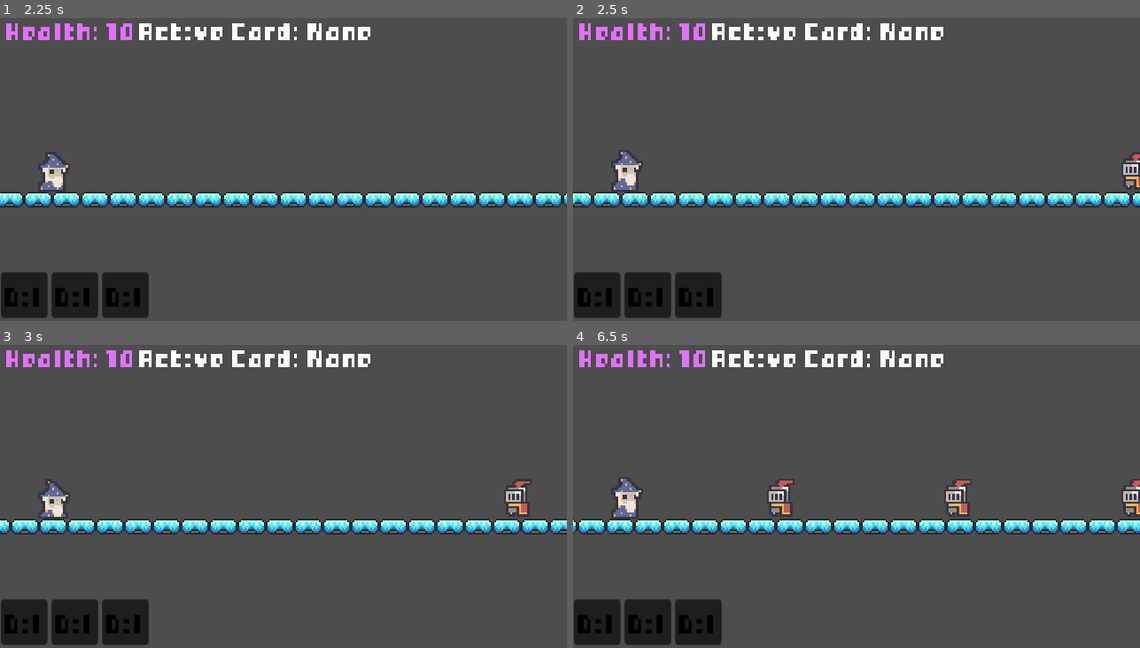
Above: before the commit, frames 1-4 (two rows, left to right).
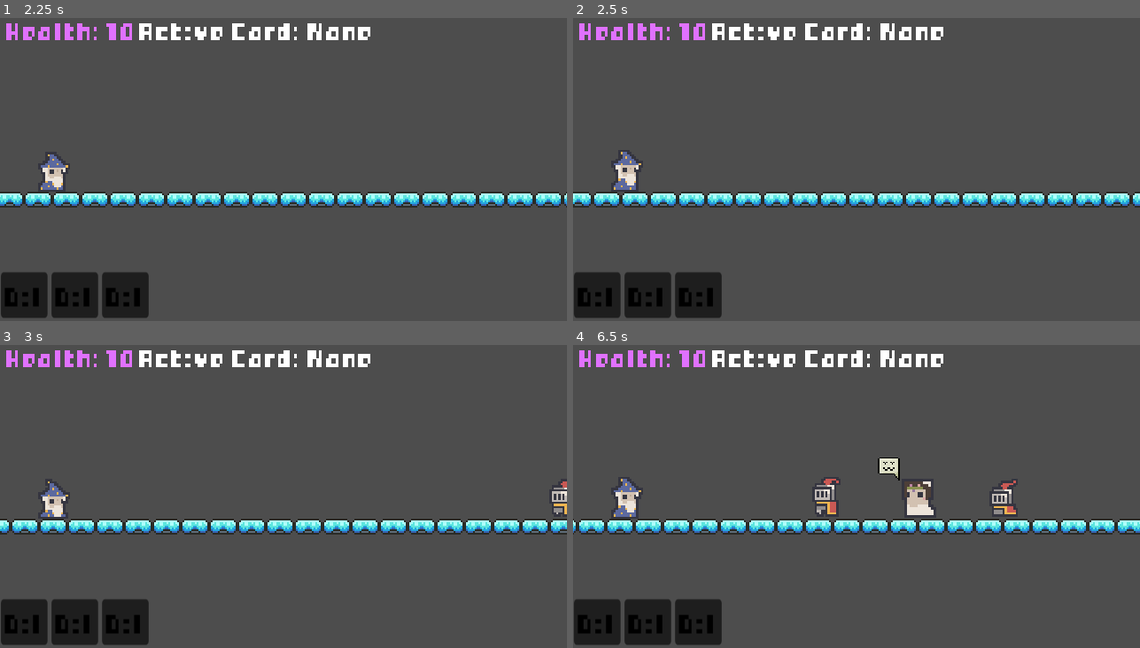
Above: after the commit, the same moments.

Repository: conniepocky/tower-defence-auto-scroller
Game: Godot game, scene res://main.tscn
Same seed, same stepped clock (60 frames per second), same inputs: the game is played once before the commit and once after it.
Inputs (mouse positions are in pixels of both pictures, inside the frame that each line leads up to):
- Up to frame 1 (2.25 s): tap Space at 0.5 s; move the mouse to (408, 145) at 0.52 s; hold Right (ui_right) 0.53-1.25 s; tap Alt at 0.6, 2.1 s; click (408, 145) at 0.67 s; tap Enter (ui_accept) at 0.77 s; drag from (170, 178) to (255, 224) at 1.27 s; move the mouse to (340, 90) at 2.02 s; hold Left (ui_left) from 2.03 s (still down); click (340, 90) at 2.17 s
- Up to frame 2 (2.5 s): keep holding Left (ui_left)
- Up to frame 3 (3 s): release Left (ui_left) at 2.75 s; drag from (538, 487) to (113, 441) at 2.77 s
- Up to frame 4 (6.5 s): move the mouse to (1026, 535) at 3.52 s; hold Right (ui_right) 3.53-4.25 s; tap Alt at 3.6, 5.1 s; click (1026, 535) at 3.67 s; tap Enter (ui_accept) at 3.77 s; drag from (686, 441) to (975, 487) at 4.27 s; move the mouse to (1088, 487) at 5.02 s; hold Right (ui_right) 5.03-5.75 s; click (1088, 487) at 5.17 s; drag from (771, 408) to (845, 487) at 5.77 s

Frame 1 is identical in both runs. In frame 2, 0.2% of the frame differs, in the area x 97-100%, y 45-56%; in frame 3, 0.4%; in frame 4, 1.7%, in the area x 34-100%, y 37-57%.

Commit message:
healer sprite

Diff:
--- a/enemy.tscn
+++ b/enemy.tscn
@@ -49,6 +49,7 @@
 [node name="Node2D" type="Node2D"]
 
 [node name="CharacterBody2D" type="CharacterBody2D" parent="." groups=["enemy"]]
+process_mode = 1
 scale = Vector2(0.596, 0.603)
 script = ExtResource("1_4gyqm")
 
--- /dev/null
+++ b/healer.tscn
@@ -0,0 +1,79 @@
+[gd_scene load_steps=11 format=3 uid="uid://b8x1kqc55focr"]
+
+[ext_resource type="Script" uid="uid://fo1ftykwe6me" path="res://scripts/healer.gd" id="1_0c8pn"]
+[ext_resource type="Texture2D" uid="uid://b1mhskur7yvps" path="res://ladyOfTheLake_.png" id="1_ds2si"]
+[ext_resource type="Texture2D" uid="uid://drxlbdfvqus2f" path="res://images/love.png" id="3_ghede"]
+
+[sub_resource type="AtlasTexture" id="AtlasTexture_0c8pn"]
+atlas = ExtResource("1_ds2si")
+region = Rect2(224, 0, 32, 32)
+
+[sub_resource type="AtlasTexture" id="AtlasTexture_ghede"]
+atlas = ExtResource("1_ds2si")
+region = Rect2(192, 0, 32, 32)
+
+[sub_resource type="AtlasTexture" id="AtlasTexture_jqhlo"]
+atlas = ExtResource("1_ds2si")
+region = Rect2(160, 0, 32, 32)
+
+[sub_resource type="AtlasTexture" id="AtlasTexture_h1rpo"]
+atlas = ExtResource("1_ds2si")
+region = Rect2(128, 0, 32, 32)
+
+[sub_resource type="SpriteFrames" id="SpriteFrames_na2tm"]
+animations = [{
+"frames": [{
+"duration": 1.0,
+"texture": SubResource("AtlasTexture_0c8pn")
+}, {
+"duration": 1.0,
+"texture": SubResource("AtlasTexture_ghede")
+}, {
+"duration": 1.0,
+"texture": SubResource("AtlasTexture_jqhlo")
+}, {
+"duration": 1.0,
+"texture": SubResource("AtlasTexture_h1rpo")
+}],
+"loop": true,
+"name": &"default",
+"speed": 5.0
+}]
+
+[sub_resource type="RectangleShape2D" id="RectangleShape2D_0c8pn"]
+size = Vector2(25, 30)
+
+[sub_resource type="RectangleShape2D" id="RectangleShape2D_ghede"]
+size = Vector2(46, 45.5)
+
+[node name="Node2D" type="Node2D"]
+
+[node name="CharacterBody2D" type="CharacterBody2D" parent="."]
+input_pickable = true
+script = ExtResource("1_0c8pn")
+
+[node name="AnimatedSprite2D" type="AnimatedSprite2D" parent="CharacterBody2D"]
+texture_filter = 1
+scale = Vector2(1.5004667, 1.4718432)
+sprite_frames = SubResource("SpriteFrames_na2tm")
+autoplay = "default"
+
+[node name="CollisionShape2D" type="CollisionShape2D" parent="CharacterBody2D"]
+position = Vector2(0.5, 3)
+shape = SubResource("RectangleShape2D_0c8pn")
+
+[node name="HurtIcon" type="Sprite2D" parent="CharacterBody2D"]
+unique_name_in_owner = true
+texture_filter = 1
+position = Vector2(-16, -10)
+scale = Vector2(0.78, 0.822)
+texture = ExtResource("3_ghede")
+
+[node name="Area2D" type="Area2D" parent="CharacterBody2D"]
+
+[node name="CollisionShape2D" type="CollisionShape2D" parent="CharacterBody2D/Area2D"]
+position = Vector2(-2, -3.75)
+shape = SubResource("RectangleShape2D_ghede")
+
+[connection signal="input_event" from="CharacterBody2D" to="CharacterBody2D" method="_on_input_event"]
+[connection signal="body_entered" from="CharacterBody2D/Area2D" to="CharacterBody2D" method="_on_area_2d_body_entered"]
--- a/main.tscn
+++ b/main.tscn
@@ -94,7 +94,6 @@
 [node name="Node2D" type="Node2D"]
 
 [node name="puzzle" parent="." instance=ExtResource("1_4c57u")]
-visible = false
 
 [node name="TileMapLayer" type="TileMapLayer" parent="."]
 texture_filter = 1
@@ -119,6 +118,7 @@
 script = SubResource("GDScript_lquwl")
 
 [node name="Marker2D" type="Marker2D" parent="Player/Camera2D"]
+process_mode = 1
 position = Vector2(125, -43)
 script = ExtResource("5_lquwl")
 
@@ -239,6 +239,7 @@
 
 [node name="GameOverLayer" type="CanvasLayer" parent="."]
 process_mode = 2
+visible = false
 
 [node name="GameOverScreen" type="ColorRect" parent="GameOverLayer"]
 anchors_preset = 15
--- a/project.godot
+++ b/project.godot
@@ -17,7 +17,7 @@
 
 [autoload]
 
-GameManager="*res://game_manager.gd"
+GameManager="*res://scripts/game_manager.gd"
 
 [display]
 
--- a/puzzle.tscn
+++ b/puzzle.tscn
@@ -1,30 +1,55 @@
-[gd_scene load_steps=2 format=3 uid="uid://qp5b68lblvj7"]
+[gd_scene load_steps=5 format=3 uid="uid://qp5b68lblvj7"]
 
 [ext_resource type="Script" uid="uid://d3jw5jq7adma6" path="res://scripts/puzzle.gd" id="1_03ub4"]
+[ext_resource type="FontFile" uid="uid://dpglrsp33l377" path="res://bitbybit_ [Font].ttf" id="2_77j1r"]
+[ext_resource type="AudioStream" uid="uid://bpswkocy4yo0" path="res://sound/03_Power up_v1.wav" id="3_hgotr"]
+[ext_resource type="AudioStream" uid="uid://m6wkkafyor1h" path="res://sound/04_Death_v3.wav" id="4_q2gwe"]
 
-[node name="Node2D" type="Node2D"]
+[node name="Node2D" type="Node2D" groups=["puzzle"]]
 process_mode = 3
 script = ExtResource("1_03ub4")
 
 [node name="CanvasLayer" type="CanvasLayer" parent="."]
+layer = 100
 visible = false
 
 [node name="ColorRect" type="ColorRect" parent="CanvasLayer"]
 anchors_preset = -1
-anchor_right = 1.014
-anchor_bottom = 1.024
-offset_right = -608.96
-offset_bottom = -328.64
+anchor_right = 1.0
+anchor_bottom = 1.0
+offset_right = -600.48346
+offset_bottom = -320.5225
 scale = Vector2(16.221052, 9.220441)
-color = Color(1, 0.7294118, 1, 1)
+color = Color(0, 0, 0, 1)
 
 [node name="CenterContainer" type="CenterContainer" parent="CanvasLayer/ColorRect"]
 layout_mode = 0
-offset_right = 40.0
-offset_bottom = 40.0
+offset_right = 39.454903
+offset_bottom = 38.935234
 
 [node name="VBoxContainer" type="VBoxContainer" parent="CanvasLayer/ColorRect/CenterContainer"]
 layout_mode = 2
 
 [node name="ArrowRow" type="HBoxContainer" parent="CanvasLayer/ColorRect/CenterContainer/VBoxContainer"]
 layout_mode = 2
+
+[node name="Label" type="Label" parent="CanvasLayer/ColorRect"]
+texture_filter = 1
+layout_mode = 1
+anchors_preset = 5
+anchor_left = 0.5
+anchor_right = 0.5
+offset_left = -6.8737783
+offset_top = 0.108454704
+offset_right = 36.12622
+offset_bottom = 24.108456
+grow_horizontal = 2
+scale = Vector2(0.32317072, 0.5674121)
+theme_override_fonts/font = ExtResource("2_77j1r")
+text = "3.0"
+
+[node name="SuccessSFX" type="AudioStreamPlayer2D" parent="."]
+stream = ExtResource("3_hgotr")
+
+[node name="FailSFX" type="AudioStreamPlayer2D" parent="."]
+stream = ExtResource("4_q2gwe")
--- /dev/null
+++ b/scripts/healer.gd
@@ -0,0 +1,37 @@
+extends CharacterBody2D
+
+var speed = 50
+var is_active = true
+
+func _physics_process(delta):
+	if not is_on_floor():
+		velocity += get_gravity() * delta
+
+	velocity.x = -speed
+	move_and_slide()
+
+func _on_area_2d_body_entered(body):
+	if body.is_in_group("player"):
+		queue_free()
+
+func _on_input_event(viewport, event, shape_idx):
+	if event is InputEventMouseButton and event.button_index == MOUSE_BUTTON_LEFT and event.pressed:
+
+		if not is_active: return # prevent double clicking
+		is_active = false
+
+		trigger_puzzle()
+
+func trigger_puzzle():
+	var puzzle_node = get_tree().get_first_node_in_group("puzzle")
+	var player = get_tree().get_first_node_in_group("player")
+
+	if puzzle_node and player:
+		if not puzzle_node.puzzle_solved.is_connected(player.heal):
+			puzzle_node.puzzle_solved.connect(player.heal)
+
+		puzzle_node.start_puzzle()
+
+		queue_free()
+	else:
+		print("error: could not find player or puzzle")
--- a/scripts/player.gd
+++ b/scripts/player.gd
@@ -22,6 +22,12 @@
 	tween.tween_property(hurt_icon, "modulate:a", 0.0, 0.5)
 
 	tween.tween_callback(hurt_icon.hide)
+
+func heal():
+	print(health)
+	health += 1
+	print(health)
+	update_health_ui()
 
 func take_damage(amount):
 	health -= amount
--- a/scripts/puzzle.gd
+++ b/scripts/puzzle.gd
@@ -13,8 +13,26 @@
 
 @onready var ui_layer = $CanvasLayer
 
+@onready var timer_label = $CanvasLayer/ColorRect/Label
+var current_time = 2.5
+
+func _process(delta):
+	if ui_layer.visible:
+		current_time -= delta
+
+		timer_label.text = str(ceil(current_time))
+
+		if current_time < 2:
+			timer_label.modulate = Color.RED
+		else:
+			timer_label.modulate = Color.WHITE
+
+		if current_time <= 0:
+			fail()
+
 func start_puzzle():
 	ui_layer.visible = true
+	current_time = 2.5
 	get_tree().paused = true
 	generate_sequence()
 
@@ -81,10 +99,11 @@
 		fail()
 
 func win():
-	print("Puzzle Solved!")
+	get_node("SuccessSFX").play()
 	puzzle_solved.emit()
 	close()
 
 func fail():
+	get_node("FailSFX").play()
 	puzzle_failed.emit()
 	close()
--- a/scripts/spawner.gd
+++ b/scripts/spawner.gd
@@ -1,13 +1,27 @@
 extends Marker2D
 
 var enemy_scene = preload("res://Enemy.tscn")
+var healer_scene = preload("res://healer.tscn")
+var healer_spawn_interval = 3.0
+var enemy_spawn_interval = 2.0
 
 func _ready():
+	spawning_loop(enemy_spawn_interval, _spawn_enemy)
+	spawning_loop(healer_spawn_interval, _spawn_healer)
+
+func spawning_loop(interval, method):
 	var timer = Timer.new()
-	timer.wait_time = 2.0 # spawn every 2 seconds
+	timer.wait_time = interval
 	timer.autostart = true
-	timer.timeout.connect(_spawn_enemy)
+	timer.timeout.connect(method)
 	add_child(timer)
+
+func _spawn_healer():
+	var new_healer = healer_scene.instantiate()
+
+	new_healer.position = position
+
+	get_parent().add_child(new_healer)
 
 func _spawn_enemy():
 	var new_enemy = enemy_scene.instantiate()
Binary file changed: hurt.png
Binary file added: images/love.png
Not shown, added: images/love.png.import
Binary file added: ladyOfTheLake_.png
Not shown, added: ladyOfTheLake_.png.import
Renamed: game_manager.gd -> scripts/game_manager.gd
Renamed: game_manager.gd.uid -> scripts/game_manager.gd.uid
Not shown, added: scripts/healer.gd.uid
Not shown, added: sound/03_Power up_v1.wav.import
Not shown, added: sound/04_Death_v3.wav.import
Not shown, added: sound/03_Power up_v1.wav
Not shown, added: sound/04_Death_v3.wav
